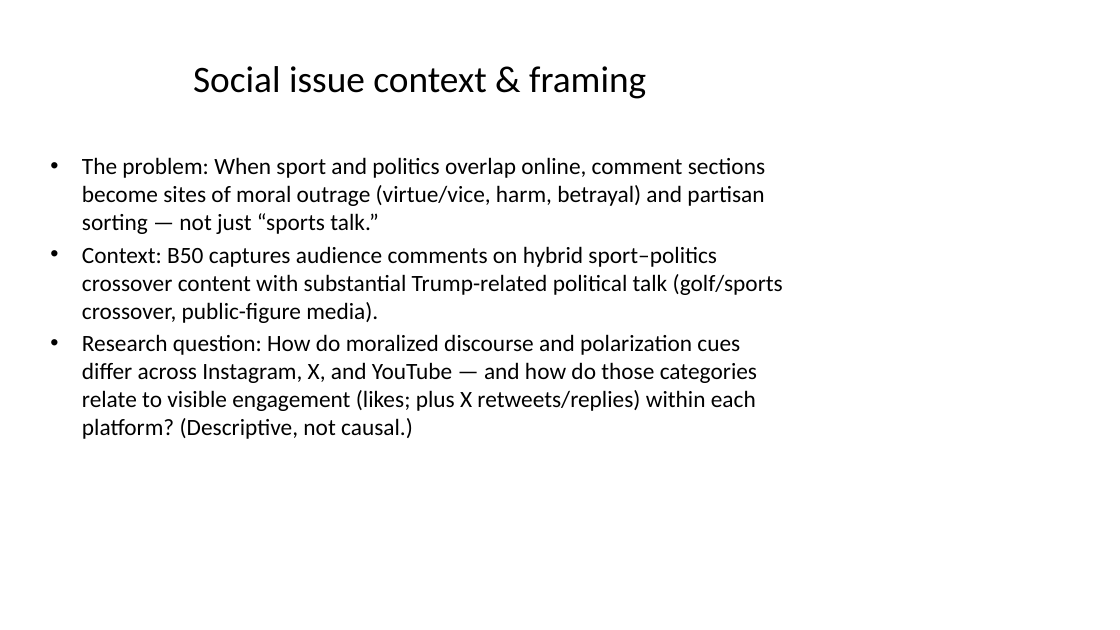
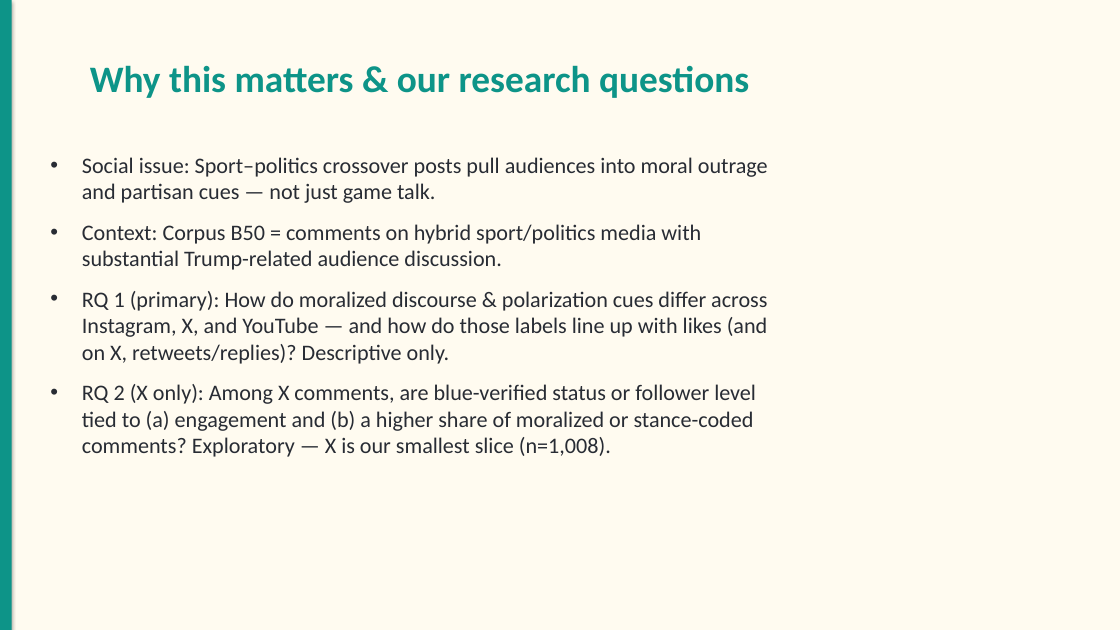
Before and after one commit to lizzyratcliff/Project-3-RWB, a slide deck: slide 2 of RWB_KIN7518_Presentation.pptx. Drawn at 1120x630 pixels with LibreOffice and Linux fonts; fonts in the diff are those of the drawing. Boxes give left, top, right and bottom in pixels: in the first picture for what was removed or moved away, otherwise in the second. Text is boxed around its words. In the diff, an @@ line names an element or a change of style, - is before the commit and + after.

```diff
--- a/RWB_KIN7518_Presentation.pptx
+++ b/RWB_KIN7518_Presentation.pptx
@@ background #FFFFFF to #FFFBF0 @@
@@ rectangle added at <box>0,0,12,630</box>, fill #0D9488 @@
@@ title at <box>90,65,749,98</box>: text changed; text colour #000000 to #0D9488; bold on @@
-Social issue context & framing
+Why this matters & our research questions
@@ text at <box>82,157,768,457</box>: text changed; size 20 to 19 pt; text colour #000000 to #282C34 @@
-• The problem: When sport and politics overlap online, comment sections become sites of moral outrage (virtue/vice, harm, betrayal) and partisan sorting — not just “sports talk.”
-• Context: B50 captures audience comments on hybrid sport–politics crossover content with substantial Trump-related political talk (golf/sports crossover, public-figure media).
-• Research question: How do moralized discourse and polarization cues differ across Instagram, X, and YouTube — and how do those categories relate to visible engagement (likes; plus X retweets/replies) within each platform? (Descriptive, not causal.)
+• Social issue: Sport–politics crossover posts pull audiences into moral outrage and partisan cues — not just game talk.
+• Context: Corpus B50 = comments on hybrid sport/politics media with substantial Trump-related audience discussion.
+• RQ 1 (primary): How do moralized discourse & polarization cues differ across Instagram, X, and YouTube — and how do those labels line up with likes (and on X, retweets/replies)? Descriptive only.
+• RQ 2 (X only): Among X comments, are blue-verified status or follower level tied to (a) engagement and (b) a higher share of moralized or stance-coded comments? Exploratory — X is our smallest slice (n=1,008).
```
Also in this commit, not shown: 6 other slides changed, 1 slide added, 2 other files.
